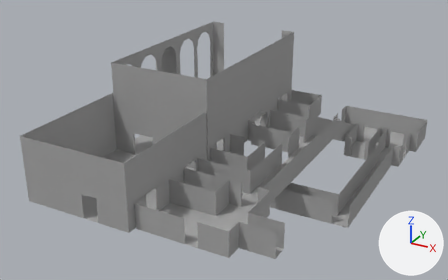
The Blender file art/media/buildings/level_layout_concept/levelLayout.blend: old version first, new version second.
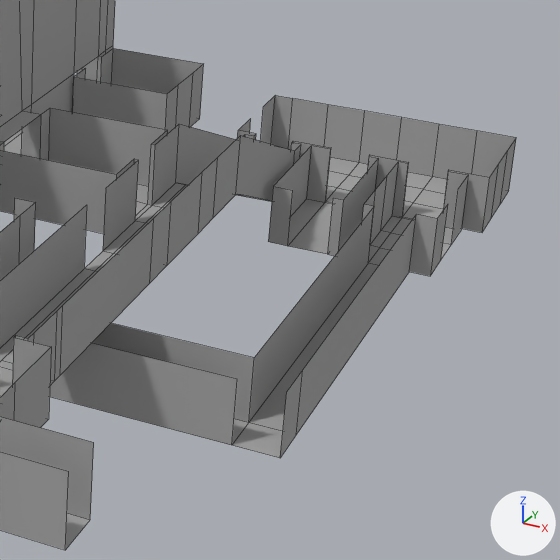
Each version is shown whole from a 50 mm lens placed at (42.1, -72.7, 34.6), pointed at (6.0, -7.1, 1.8), then close up on the part from 57% to 99% of the width and 26% to 94% of the height. Every picture has the same lights, and +X, +Y and +Z are marked at lower right. The close-ups show mesh edges as thin lines.

The first close-up shows 'Cube-col'.
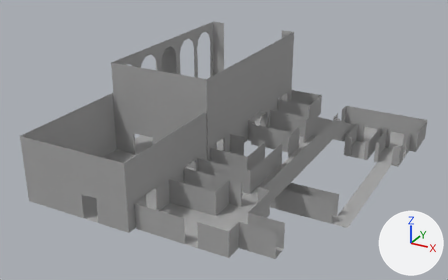
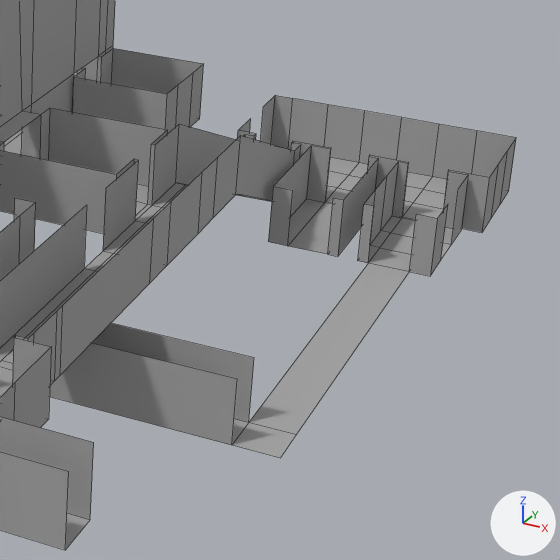
Diff of the bpy script that builds the scene:
```diff
--- a/art/media/buildings/level_layout_concept/levelLayout.blend.py
+++ b/art/media/buildings/level_layout_concept/levelLayout.blend.py
@@ me_cube_001 @@
 me_cube_001.from_pydata(...)  # 643 vertices, 528 faces; spans x -5.9..29.7, y -29.2..20.3, z -4.0..12.0
 # used by ob_cube_col; location = (-3.0, 0.0, 0.0)
 # verts and faces of me_cube_001; kept vertices keep their numbers, new ones are numbered from 643
 # before: 515 (27.7, 8.1, -4.0) at pixel (409, 271), 516 (25.7, 8.1, -4.0) at pixel (368, 263), 520 (27.7, 8.1, -1.0) at pixel (416, 214), 521 (25.7, 8.1, -1.0) at pixel (374, 206), 595 (27.7, -9.0, -4.0) at pixel (296, 434)
 # before: 596 (25.7, -9.0, -4.0) at pixel (248, 422), 597 (27.7, -9.0, -1.0) at pixel (302, 369), 598 (25.7, -9.0, -1.0) at pixel (254, 357), 599 (27.7, -11.0, -4.0) at pixel (280, 458), 601 (27.7, -11.0, -1.0) at pixel (286, 391)
+# me_cube_001 part 1
+delete_vertices([597, 601])  # with the faces that use them
+delete_faces([(516, 521, 598, 596)])
 me_cube_001.materials.append(mat_material_001)
```

Where the change shows, as pixel boxes [x1, y1, x2, y2] in the close-ups (560 x 560 px):
part 1 of me_cube_001, deleted: before [249, 207, 416, 458]
